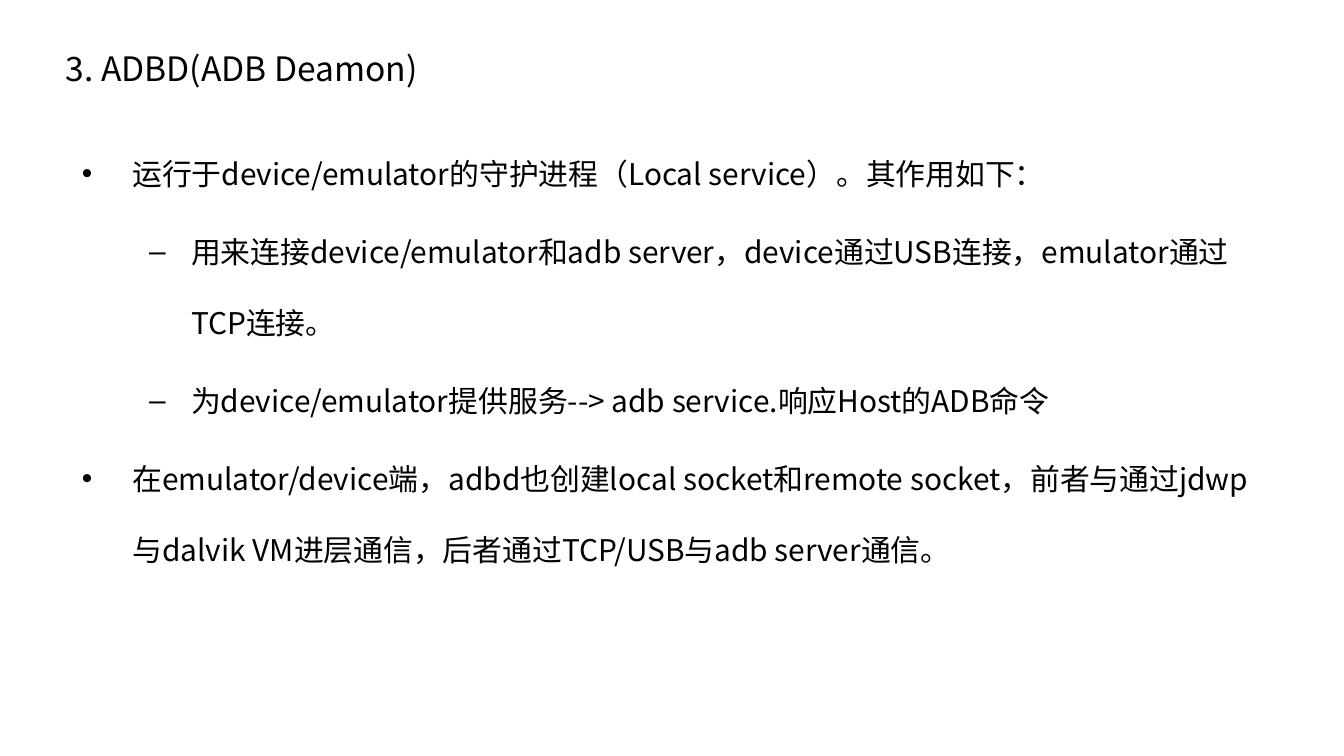
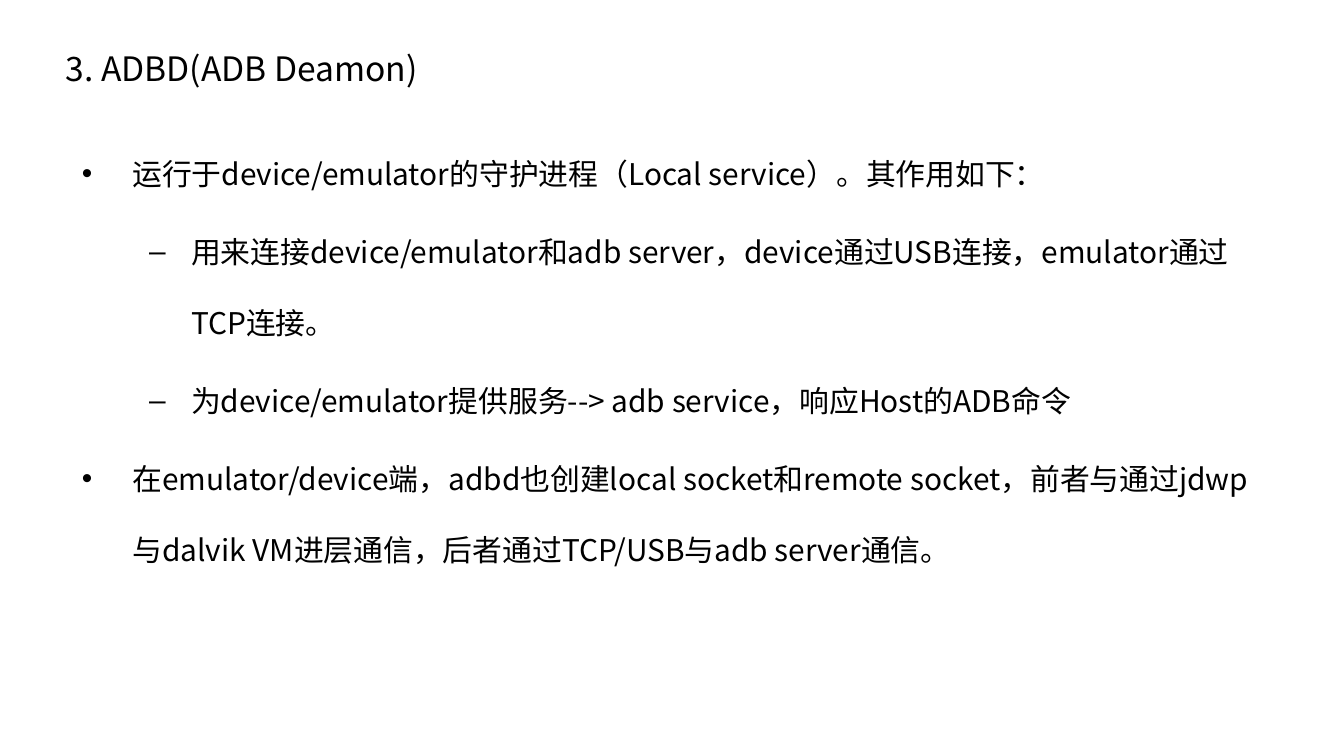
Before and after one commit to phybio/adb, a slide deck: slide 9 of adb.pptx. Drawn at 1344x756 pixels with LibreOffice and Linux fonts; fonts in the diff are those of the drawing; background and template pictures are left out. Boxes give left, top, right and bottom in pixels: in the first picture for what was removed or moved away, otherwise in the second. Text is boxed around its words. In the diff, an @@ line names an element or a change of style, - is before the commit and + after.

```diff
--- a/adb.pptx
+++ b/adb.pptx
@@ text at bbox=[191, 387, 1071, 418]: text changed @@
-  – 为device/emulator提供服务--> adb service.响应Host的ADB命令
+  – 为device/emulator提供服务--> adb service，响应Host的ADB命令
```
Also in this commit, not shown: 6 other slides changed.
